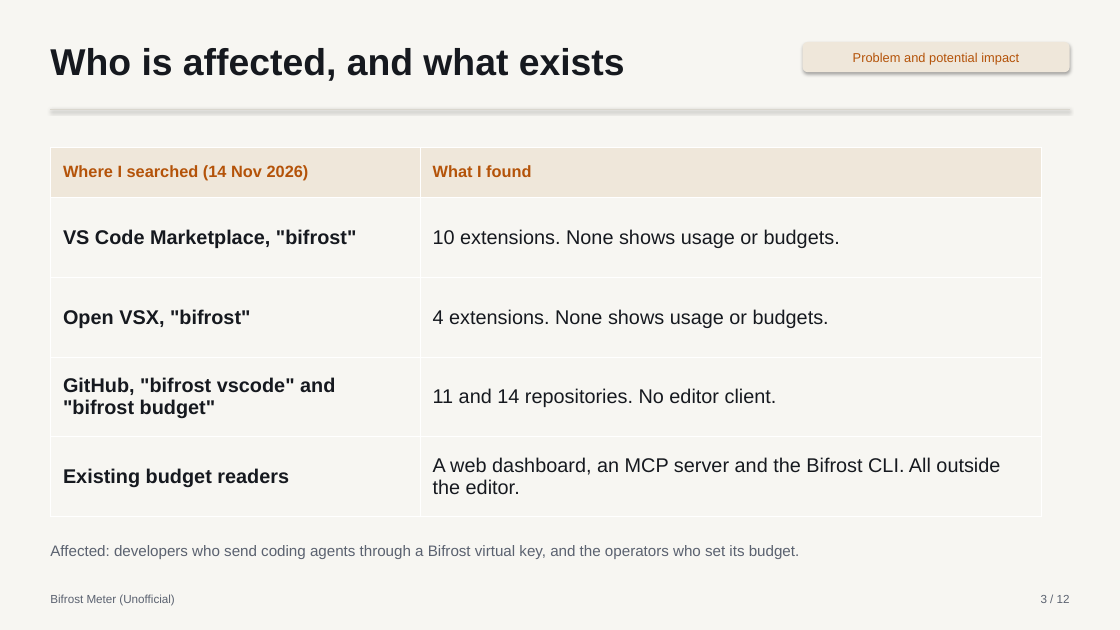
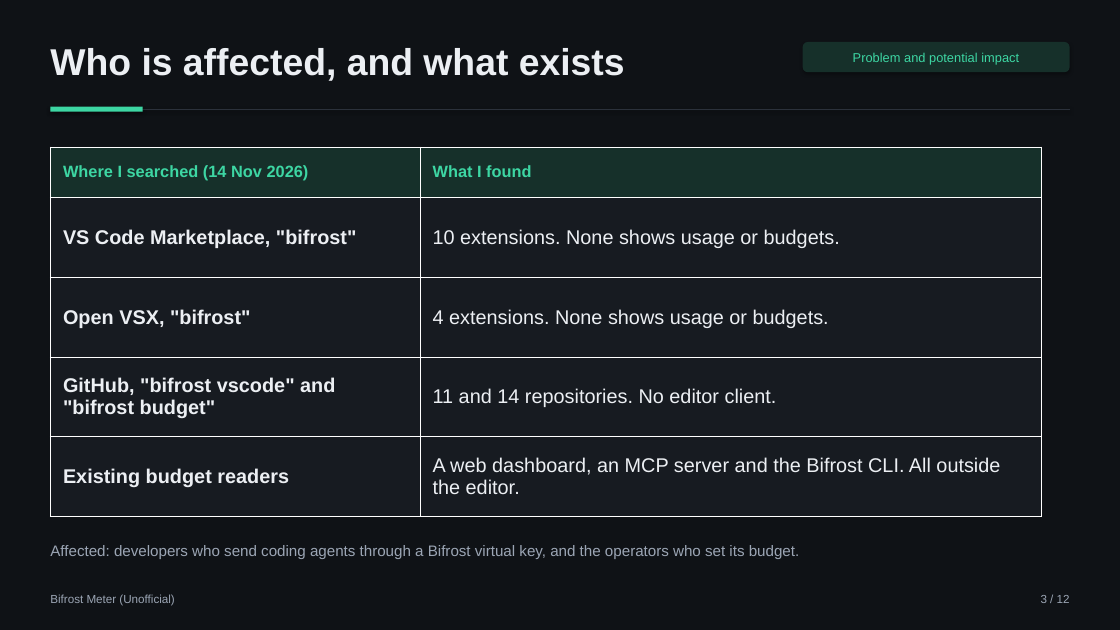
Before and after one commit to aimanmalib/bifrost-meter, a slide deck: slide 3 of deck/bifrost-meter.pptx. Drawn at 1120x630 pixels with LibreOffice and Linux fonts; fonts in the diff are those of the drawing. Boxes give left, top, right and bottom in pixels: in the first picture for what was removed or moved away, otherwise in the second. Text is boxed around its words. In the diff, an @@ line names an element or a change of style, - is before the commit and + after.

```diff
--- a/deck/bifrost-meter.pptx
+++ b/deck/bifrost-meter.pptx
@@ background #F7F6F2 to #0F1216 @@
@@ text "Who is affected, and what ..." at bbox=[50, 48, 625, 81]: text colour #16191F to #ECEFF3 @@
@@ rounded rectangle "Problem and potential impact" at bbox=[803, 42, 1070, 72]: text colour #B45309 to #3DD6A3; fill #EFE7DA to #16302A @@
@@ line (50, 109) - (1070, 109): stroke #D9D6CE 1 pt to #2B313B 1 pt @@
@@ rectangle added at bbox=[50, 107, 143, 112], fill #3DD6A3 @@
@@ table at bbox=[50, 147, 1042, 517] @@
@@ fill #EFE7DA to #16302A in row 1 @@
@@ fill #F7F6F2 to #171B21 in 8 cells @@
@@ text colour #B45309 to #3DD6A3 in "Where I searched (14 Nov 2026)", "What I found" @@
@@ text colour #16191F to #ECEFF3 in "VS Code Marketplace, "bifrost"", "10 extensions. None shows usage or budgets.", "Open VSX, "bifrost"", "4 extensions. None shows usage or budgets." and 4 more places @@
@@ text colour #5B6270 to #9BA5B4 in 3 elements at bbox=[50, 594, 174, 606], bbox=[1041, 595, 1070, 603], bbox=[50, 545, 800, 559] @@
```
Also in this commit, not shown: 11 other slides changed, 4 other files.
